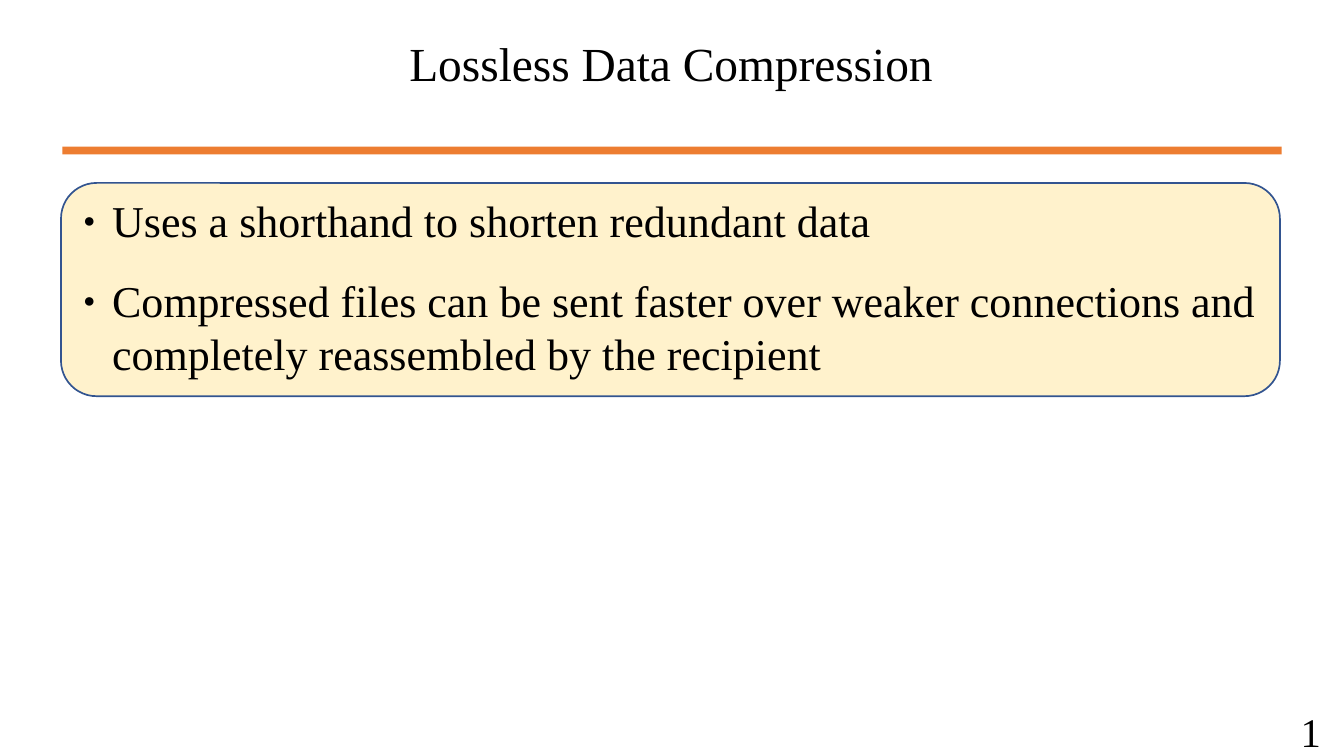
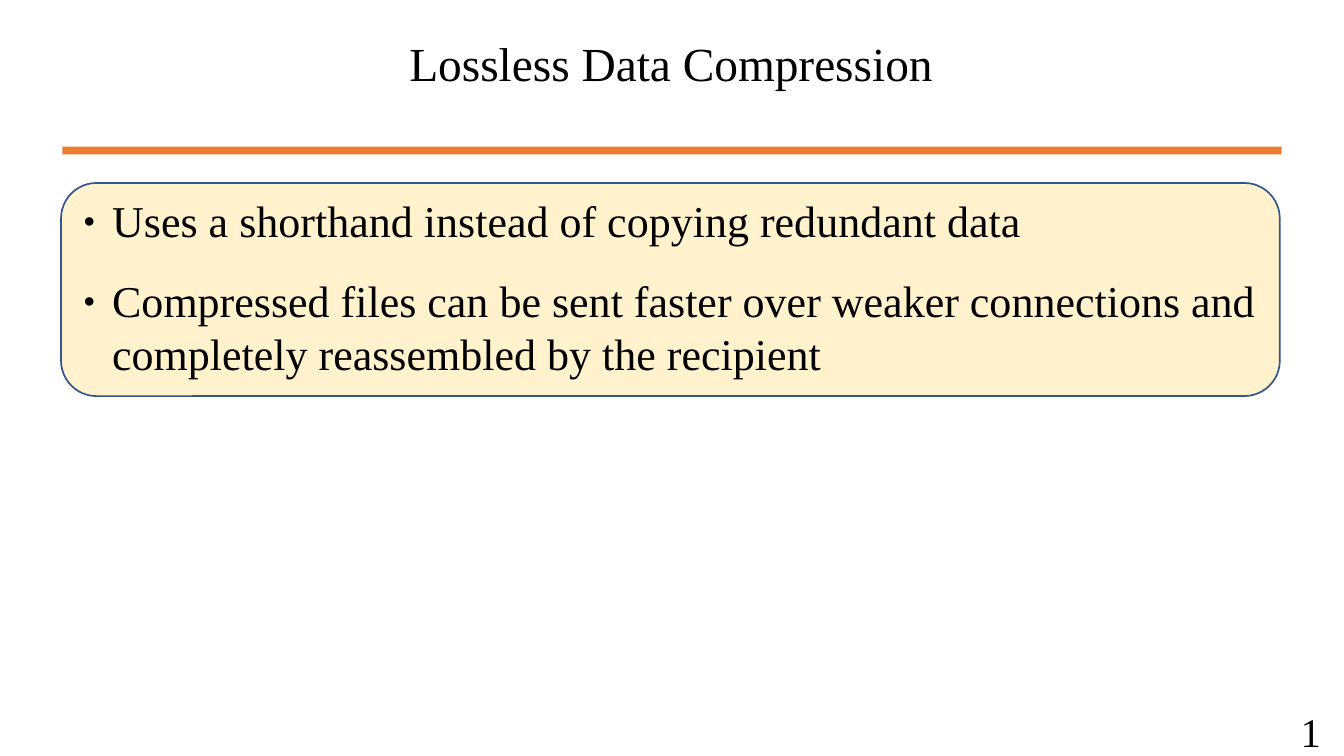
Before and after one commit to wbuz24/undergrad-repo, a slide deck: slide 2 of S24/cs494/notes/LZ77.pptx. Drawn at 1344x756 pixels with LibreOffice and Linux fonts; fonts in the diff are those of the drawing. Boxes give left, top, right and bottom in pixels: in the first picture for what was removed or moved away, otherwise in the second. Text is boxed around its words. In the diff, an @@ line names an element or a change of style, - is before the commit and + after.

```diff
--- a/S24/cs494/notes/LZ77.pptx
+++ b/S24/cs494/notes/LZ77.pptx
@@ text in rounded rectangle at bbox=[112, 206, 1020, 246]: text changed @@
-● Uses a shorthand to shorten redundant data
+● Uses a shorthand instead of copying redundant data
```
Also in this commit, not shown: 6 other slides changed, 1 slide added, 1 other file.
